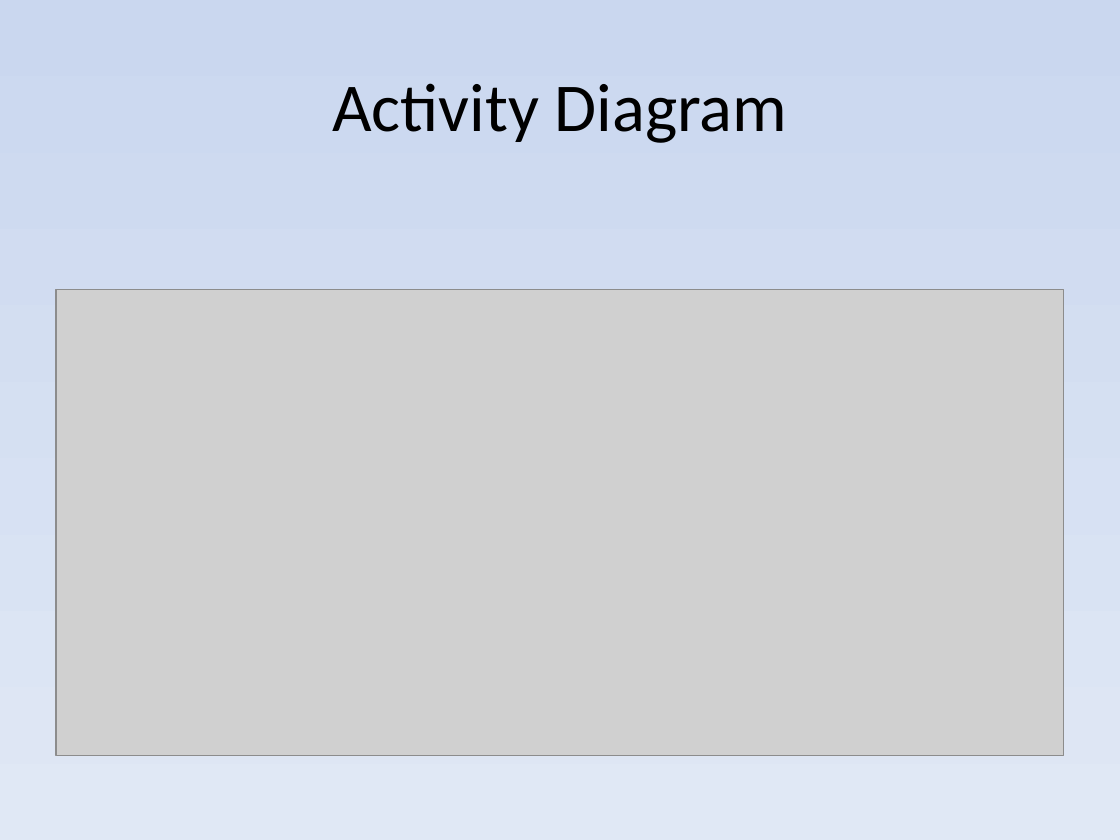
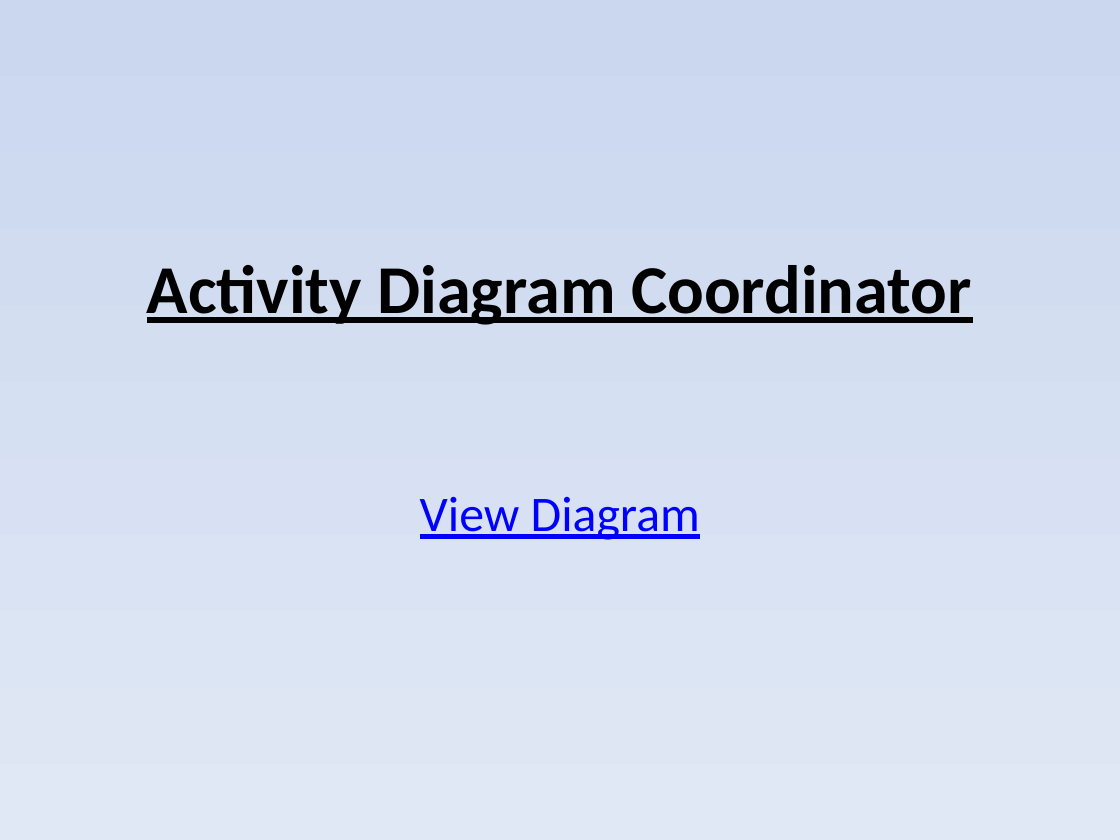
Before and after one commit to Tirthpatel810/cprs, a slide deck: slide 9 of docs/MCA_Mini_Project.pptx (slide 10 before the commit). Drawn at 1120x840 pixels with LibreOffice and Linux fonts; fonts in the diff are those of the drawing; grey boxes stand for pictures. Boxes give left, top, right and bottom in pixels: in the first picture for what was removed or moved away, otherwise in the second. Text is boxed around its words. In the diff, an @@ line names an element or a change of style, - is before the commit and + after.

```diff
--- a/docs/MCA_Mini_Project.pptx
+++ b/docs/MCA_Mini_Project.pptx
@@ title at [147,265,972,325]: text changed; bold on @@
-Activity Diagram
+Activity Diagram Coordinator
@@ picture removed at [56,289,1064,756] @@
@@ subtitle added at [420,496,700,540], 32 pt, text #0000FF, underline @@
+View Diagram
```
Also in this commit, not shown: 10 other slides changed, 4 slides added, 4 slides removed, 10 other files.
